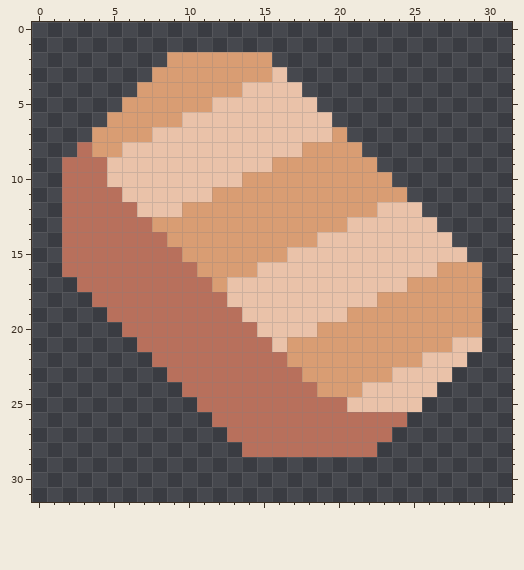
Pixel-art sprite -- core/assets-raw/sprites/items/item-copper.png. The first picture shows the starting point.
The file is 32x32 pixels.
After:
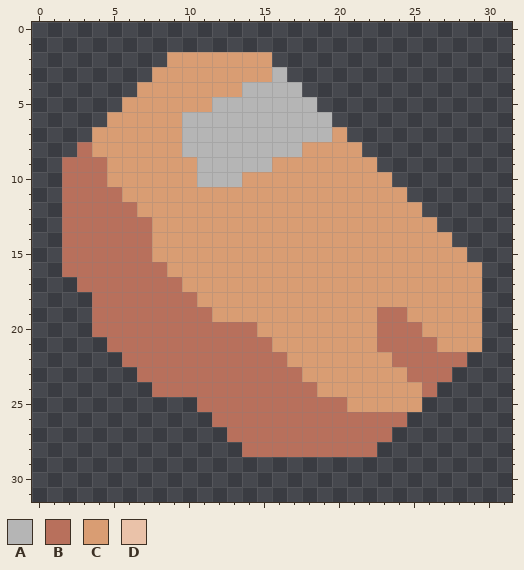
Palette (. is transparent): A #b5b5b5  B #b8705c  C #d99d73  D #eac2a9
Change:
Changed rows in their new state; - is an unchanged pixel.
first column x 4:
 3 ------------A-------------
 4 ----------AAAA------------
 5 --------AAAAAAA-----------
 6 ------AAAAAAAAAA----------
 7 ----CCAAAAAAAAAA----------
 8 --CCCCAAAAAAAA------------
 9 -CCCCCCAAAAA--------------
10 -CCCCCCAAA----------------
11 --CCCCCC------------------
12 ---CCC-------------CCC----
13 -----------------CCCCCC---
14 ----C----------CCCCCCCCC--
15 ----CC-------CCCCCCCCCCCC-
16 -----CC----CCCCCCCCCCCC---
17 ------CC-CCCCCCCCCCCC-----
18 -------CCCCCCCCCCCC-------
19 B-------CCCCCCCCC--BB-----
20 BB---------CCCC----BBB----
21 -BB---------C------BBBB-CC
22 --BB----------------BBBBB-
23 ---BB---------------CBBB--
24 ----BB------------CCCCB---
25 -----------------CCCCC----
Pixel boxes of the changes (left, top, right, bottom) in both pictures:
changed: (92, 67, 482, 412)
